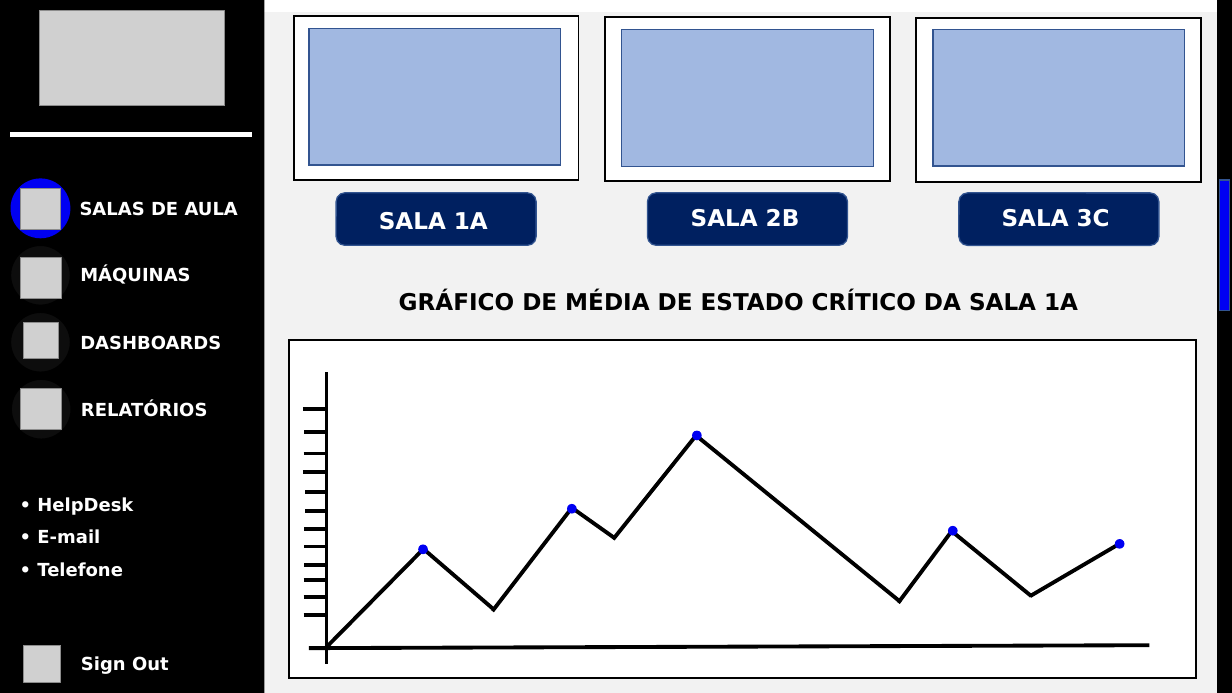
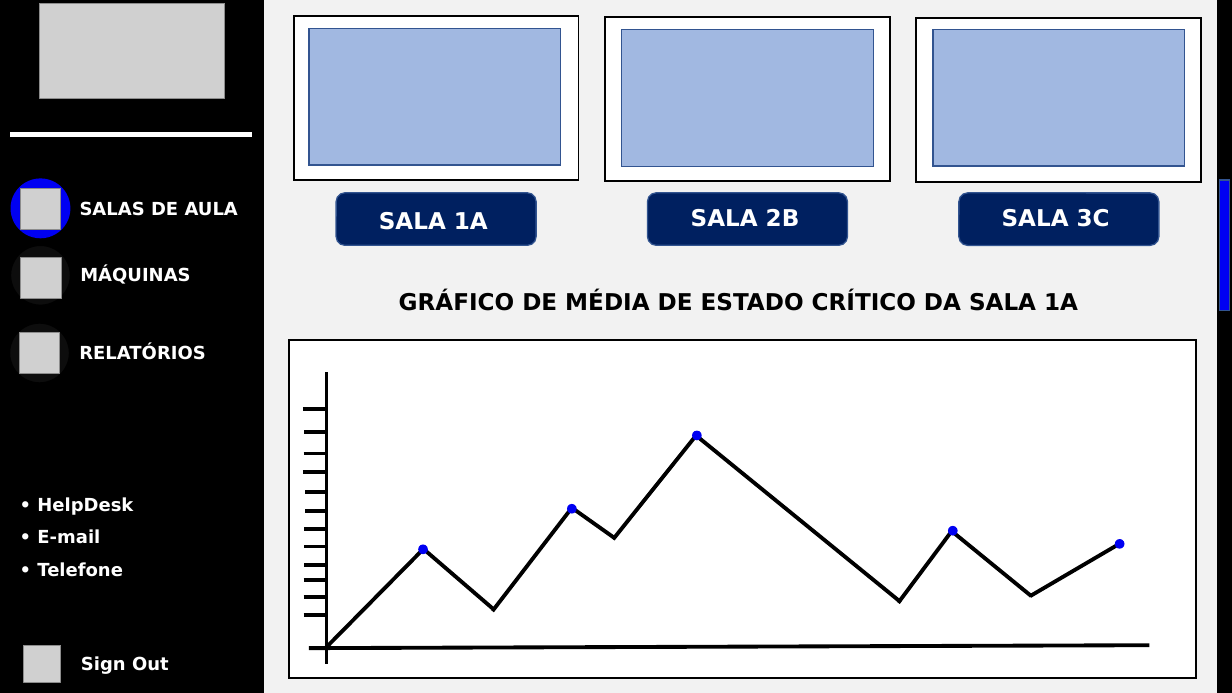
Before and after one commit to BandTec/grupo-04-adsb-20201, a slide deck: slide 4 of Prototipação de Dashboard/Prototipação-de-Tela.pptx. Drawn at 1232x693 pixels with LibreOffice and Linux fonts; fonts in the diff are those of the drawing; grey boxes stand for pictures. Boxes give left, top, right and bottom in pixels: in the first picture for what was removed or moved away, otherwise in the second. Text is boxed around its words. In the diff, an @@ line names an element or a change of style, - is before the commit and + after.

```diff
--- a/Prototipação de Dashboard/Prototipação-de-Tela.pptx
+++ b/Prototipação de Dashboard/Prototipação-de-Tela.pptx
@@ rectangle: place and size @@
-rectangle at [0, 12, 1225, 693]
+rectangle at [0, 0, 1232, 693]
@@ picture: place and size @@
-picture at [40, 11, 226, 106]
+picture at [40, 3, 226, 98]
@@ ellipse: place and size @@
-ellipse at [10, 312, 70, 372]
+ellipse at [9, 323, 69, 384]
@@ picture removed at [23, 323, 59, 359] @@
@@ picture: place and size @@
-picture at [21, 389, 62, 430]
+picture at [19, 333, 60, 373]
@@ text "RELATÓRIOS": place and size @@
-text "RELATÓRIOS" at [81, 402, 207, 417]
+text "RELATÓRIOS" at [79, 345, 205, 360]
@@ text removed at [80, 335, 221, 350] @@
-DASHBOARDS
@@ ellipse removed at [11, 379, 71, 439] @@
```
Also in this commit, not shown: 5 other slides changed.
